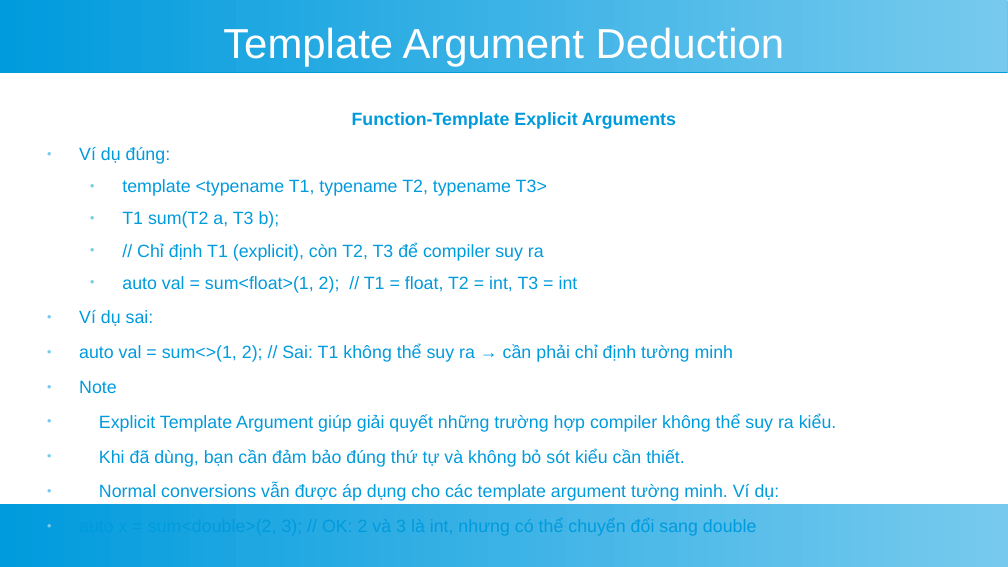
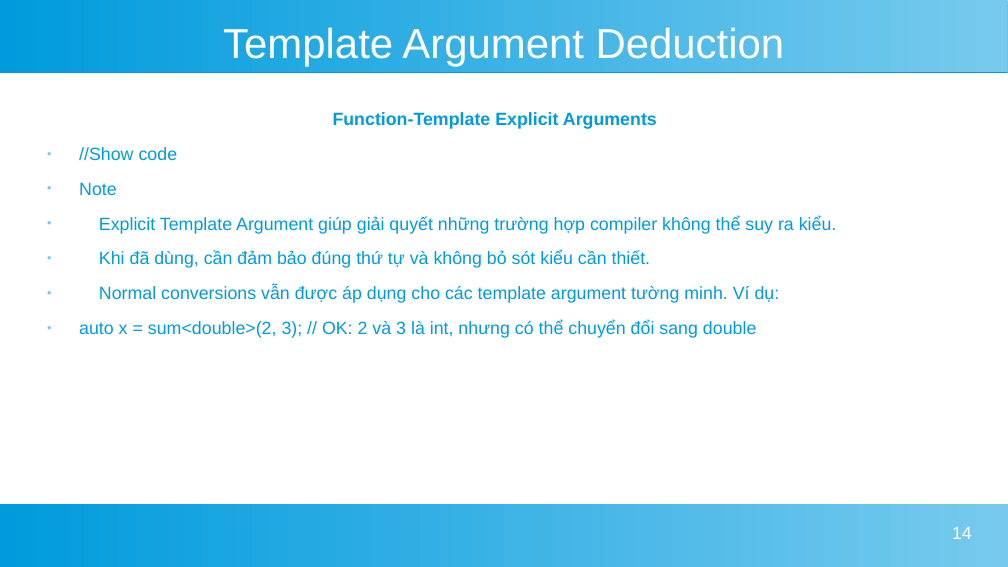
Before and after one commit to TrietTruong2243/AdvancedWeb_TicTacToe, a slide deck: slide 14 of template.odp. Drawn at 1008x567 pixels with LibreOffice and Linux fonts; fonts in the diff are those of the drawing. Boxes give left, top, right and bottom in pixels: in the first picture for what was removed or moved away, otherwise in the second. Text is boxed around its words. In the diff, an @@ line names an element or a change of style, - is before the commit and + after.

```diff
--- a/template.odp
+++ b/template.odp
@@ text at [79,112,837,338]: indent changed @@
@@ text at [79,147,178,161]: text changed @@
-● Ví dụ đúng:
-  ● template <typename T1, typename T2, typename T3>
-  ● T1 sum(T2 a, T3 b);
-  ● // Chỉ định T1 (explicit), còn T2, T3 để compiler suy ra
-  ● auto val = sum<float>(1, 2); // T1 = float, T2 = int, T3 = int
-● Ví dụ sai:
-● auto val = sum<>(1, 2); // Sai: T1 không thể suy ra → cần phải chỉ định tường minh
+● //Show code
@@ text at [99,251,651,268]: text changed @@
-● Khi đã dùng, bạn cần đảm bảo đúng thứ tự và không bỏ sót kiểu cần thiết.
+● Khi đã dùng, cần đảm bảo đúng thứ tự và không bỏ sót kiểu cần thiết.
@@ rectangle removed at [0,504,1008,567] @@
@@ freeform shape added at [0,504,1008,567], fill gradient #77CAEE to #009BDD @@
@@ page number added at [952,527,972,539], 14 pt, text #FFFFFF @@
+14
```
Also in this commit, not shown: 26 other slides changed, 1 slide added, 2 slides removed.
